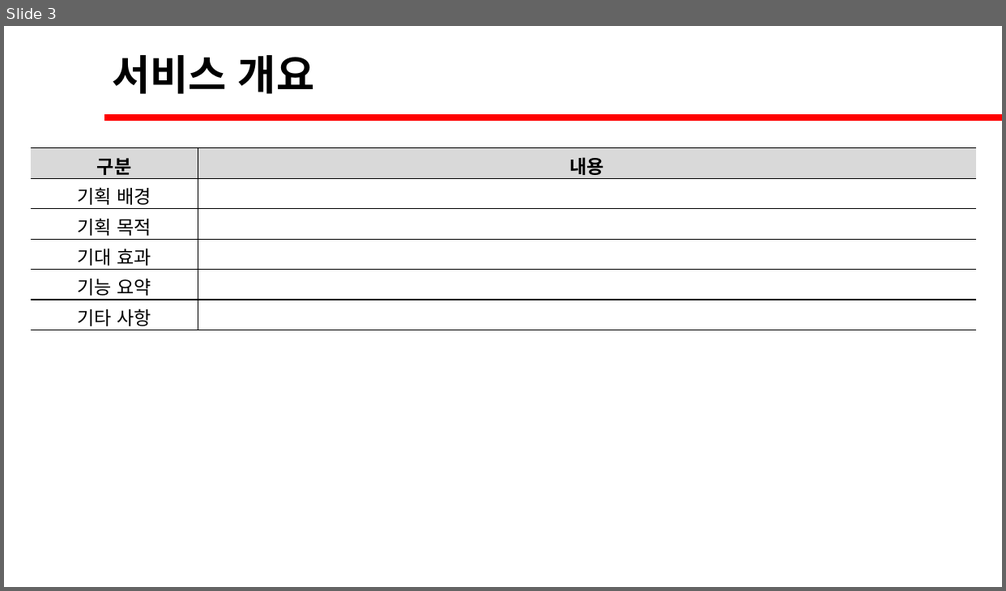
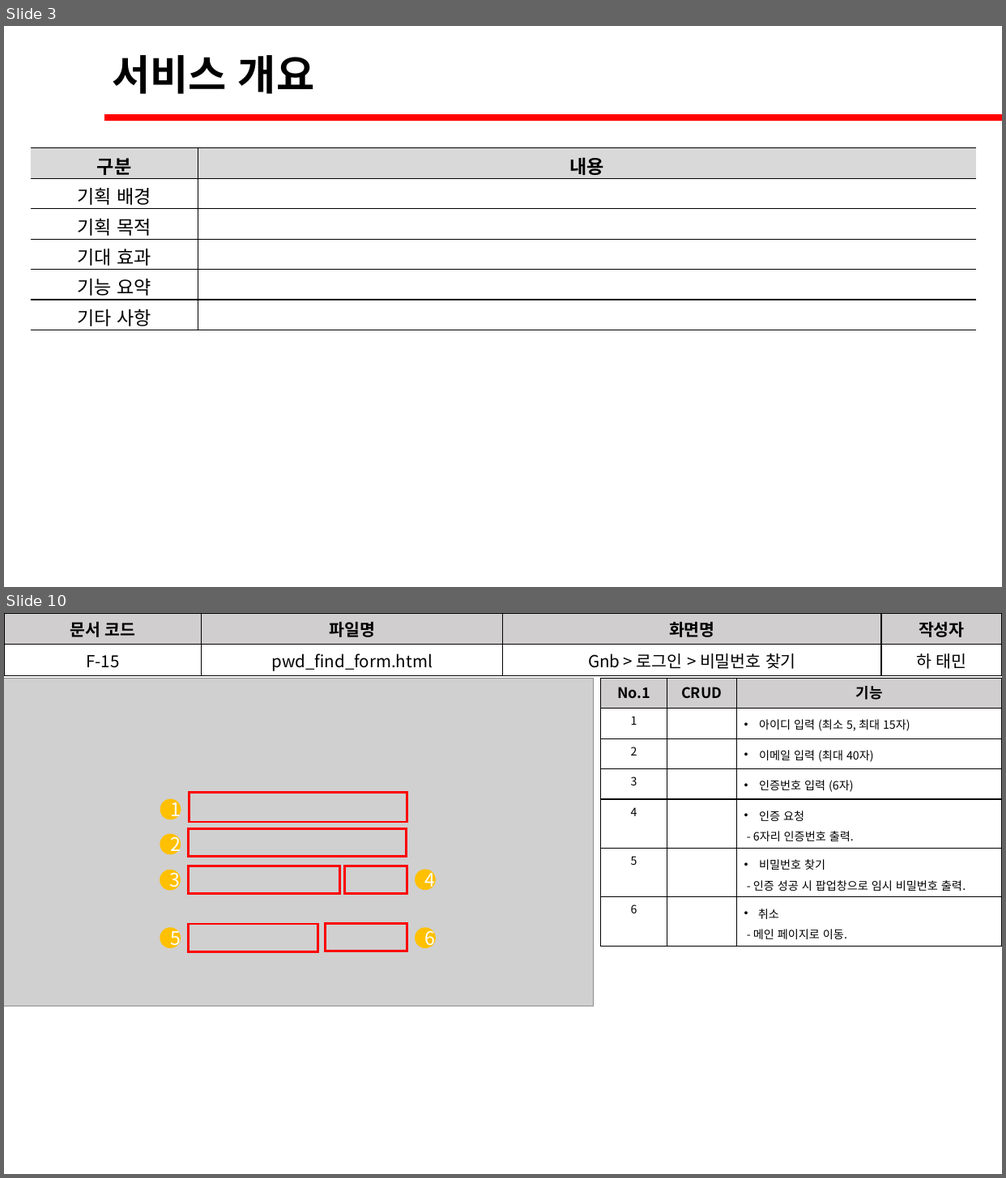
Before and after one commit to David-Ha-1217/Publisher_Portfolio, a slide deck: Documents/화면설계서.pptx. Shown one above the other, each under a label of ours: slide 3 before the commit, slides 3 and 10 after it; the slides between them are not shown. The pictures are 1006x591 and 1006x1178 pixels, drawn with LibreOffice and Linux fonts; fonts in the diff are those of the drawing; grey boxes stand for pictures. Boxes give left, top, right and bottom in pixels: in the first picture for what was removed or moved away, otherwise in the second. Text is boxed around its words. In the diff, an @@ line names an element or a change of style, - is before the commit and + after.

Commit message:
(2020-06-02) 문서 수정 및 사진 추가.

```diff
--- a/Documents/화면설계서.pptx
+++ b/Documents/화면설계서.pptx
@@ slide 10 added at [4,613,1002,1174], background #FFFFFF @@
@@ table added at [4,613,1002,675], 2 rows, 4 columns @@
+문서 코드 | 파일명 | 화면명 | 작성자
+F-15 | pwd_find_form.html | Gnb > 로그인 > 비밀번호 찾기 | 하 태민
@@ picture added at [4,678,593,1007] @@
@@ table added at [602,678,1002,943], 7 rows, 3 columns @@
+No.1 | CRUD | 기능
+1 |  | 아이디 입력 (최소 5, 최대 15자)
+2 |  | 이메일 입력 (최대 40자)
+3 |  | 인증번호 입력 (6자)
+4 |  | 인증 요청 / - 6자리 인증번호 출력.
+5 |  | 비밀번호 찾기 / - 인증 성공 시 팝업창으로 임시 비밀번호 출력.
+6 |  | 취소 / - 메인 페이지로 이동.
@@ ellipse added at [160,799,181,820], fill #FFC000, 18 pt, text #FFFFFF @@
+1
@@ rectangle added at [189,793,407,823], outline #FF0000 2.25 pt @@
@@ rectangle added at [188,828,406,856], outline #FF0000 2.25 pt @@
@@ ellipse added at [160,834,181,855], fill #FFC000, 18 pt, text #FFFFFF @@
+2
@@ ellipse added at [160,870,181,891], fill #FFC000, 18 pt, text #FFFFFF @@
+3
@@ rectangle added at [189,866,340,894], outline #FF0000 2.25 pt @@
@@ rectangle added at [345,866,407,894], outline #FF0000 2.25 pt @@
@@ ellipse added at [415,869,436,890], fill #FFC000, 18 pt, text #FFFFFF @@
+4
@@ ellipse added at [160,927,181,948], fill #FFC000, 18 pt, text #FFFFFF @@
+5
@@ rectangle added at [189,924,317,952], outline #FF0000 2.25 pt @@
@@ rectangle added at [326,924,407,952], outline #FF0000 2.25 pt @@
@@ ellipse added at [415,927,436,948], fill #FFC000, 18 pt, text #FFFFFF @@
+6
```
Also in this commit, not shown: 10 slides changed, 3 other slides added, 1 slide removed, 5 other files.
